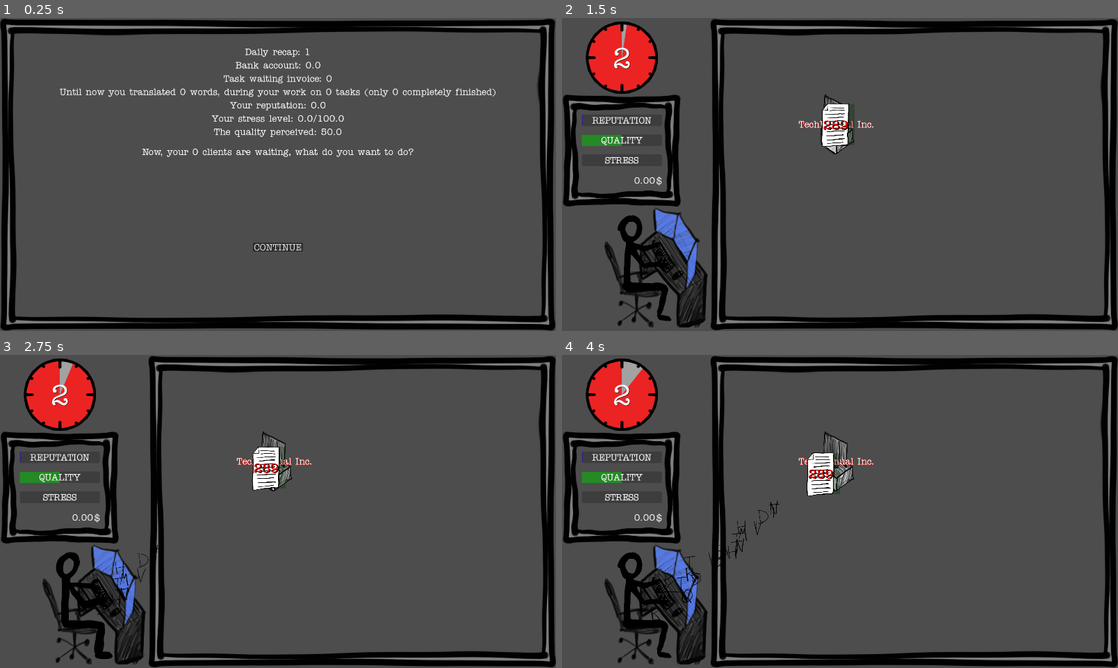
Above: before the commit, frames 1-4 (two rows, left to right).
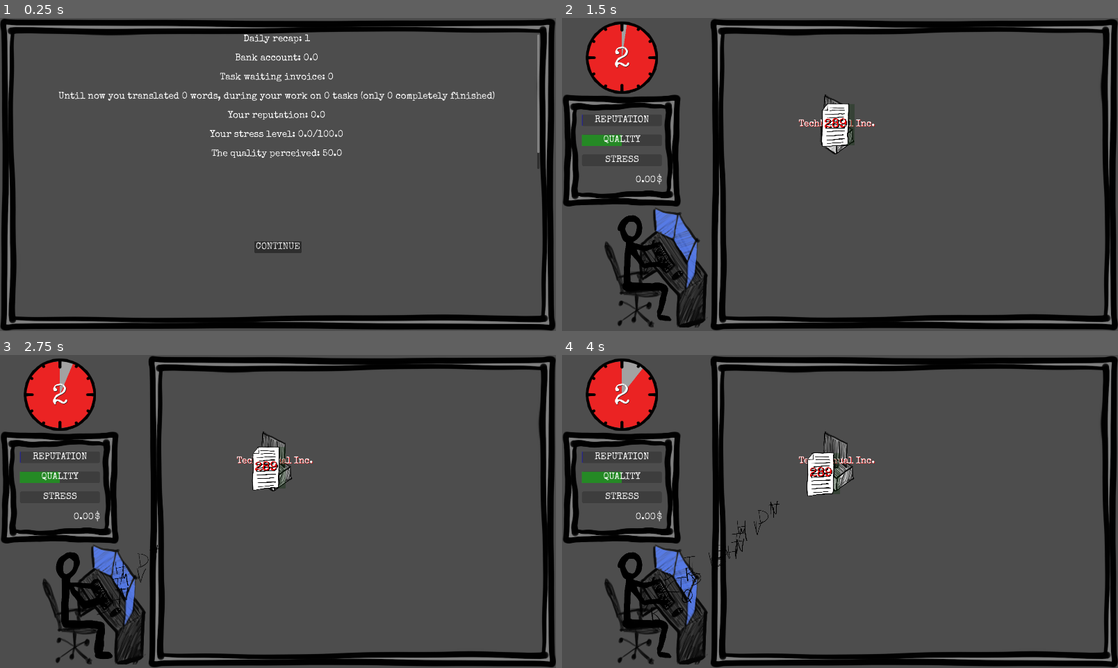
Above: after the commit, the same moments.

Repository: ildede/game-off-2025
Game: Godot game, scene res://scenes/ui/daily_screen/daily.tscn
Same seed, same stepped clock (60 frames per second), same inputs: the game is played once before the commit and once after it. This scene is started directly instead of the project's main scene.
Inputs (mouse positions are in pixels of both pictures, inside the frame that each line leads up to):
- Up to frame 1 (0.25 s): no input
- Up to frame 2 (1.5 s): click "CONTINUE" at 0.5 s; click "Accept" at 1.25 s
- Up to frame 3 (2.75 s): click (272, 461) at 2 s
- Up to frame 4 (4 s): click (834, 461) at 2.75 s; click (834, 461) at 3.5 s

The runs differ from the first frame. In frame 1, 3.6% of the frame differs, in the area x 10-98%, y 5-76%; in frame 2, 0.9%; in frame 3, 0.9%; in frame 4, 0.9%.

Commit message:
chore: change base font

Diff:
--- a/scenes/ui/global_themes/main_theme.tres
+++ b/scenes/ui/global_themes/main_theme.tres
@@ -1,7 +1,7 @@
 [gd_resource type="Theme" load_steps=4 format=3 uid="uid://cym7llujgpfif"]
 
 [ext_resource type="Texture2D" uid="uid://bs86lbkmt0uju" path="res://scenes/ui/global_themes/assets/Rect.png" id="1_goo8p"]
-[ext_resource type="FontFile" uid="uid://tv25g4qciafk" path="res://scenes/ui/global_themes/fonts/TYPEWR__.TTF" id="2_3i2gq"]
+[ext_resource type="FontFile" uid="uid://80pp3wkw1fj" path="res://scenes/ui/global_themes/fonts/SpecialElite.ttf" id="2_goo8p"]
 
 [sub_resource type="StyleBoxTexture" id="StyleBoxTexture_g8dqy"]
 texture = ExtResource("1_goo8p")
@@ -11,6 +11,6 @@
 texture_margin_bottom = 57.0
 
 [resource]
-default_font = ExtResource("2_3i2gq")
+default_font = ExtResource("2_goo8p")
 default_font_size = 32
 PanelContainer/styles/panel = SubResource("StyleBoxTexture_g8dqy")
Binary file added: scenes/ui/global_themes/fonts/SpecialElite.ttf
Not shown, changed: scenes/ui/global_themes/fonts/SpecialElite.ttf.import
Binary file removed: scenes/ui/global_themes/fonts/TYPEWR__.TTF
